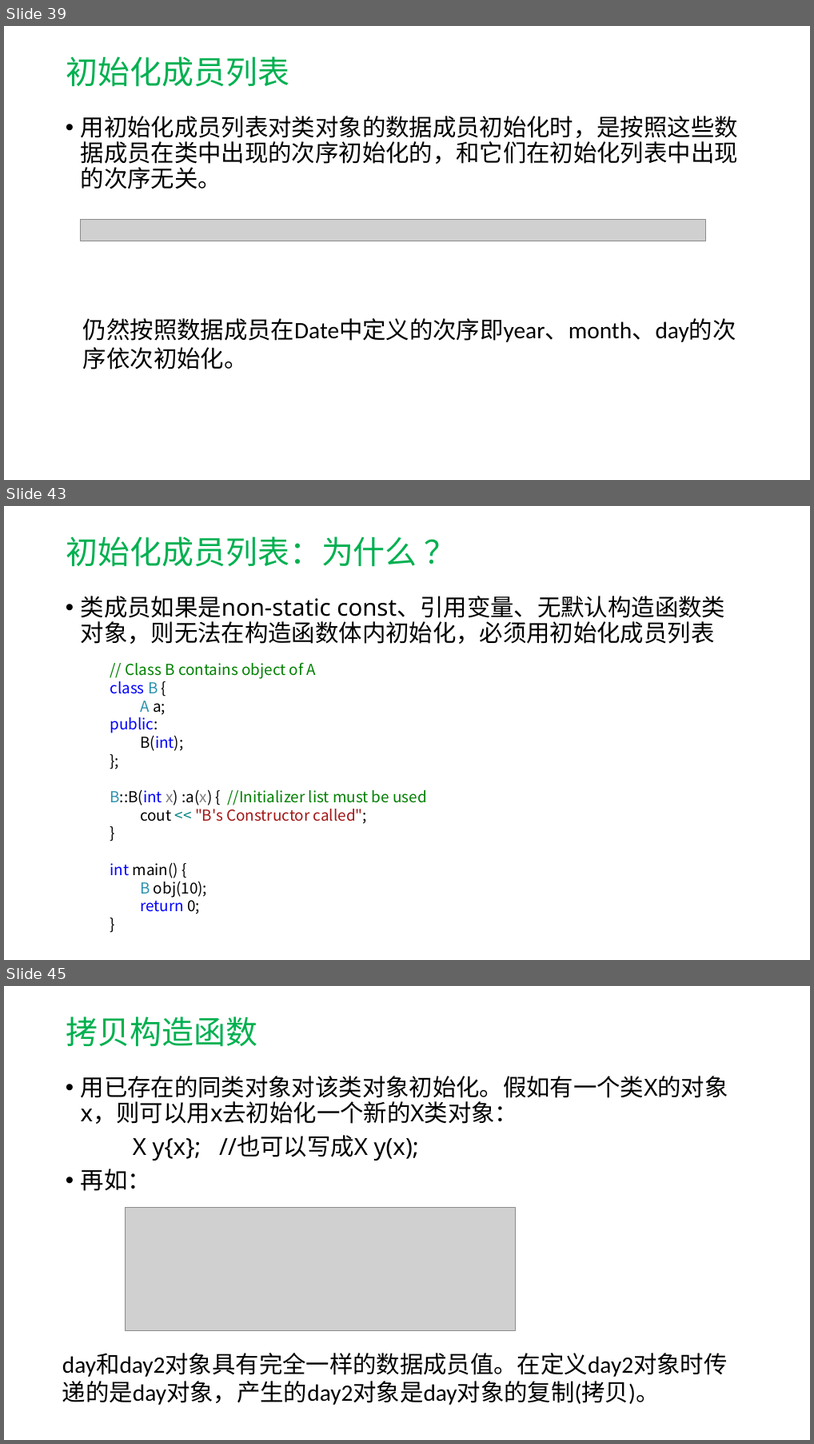
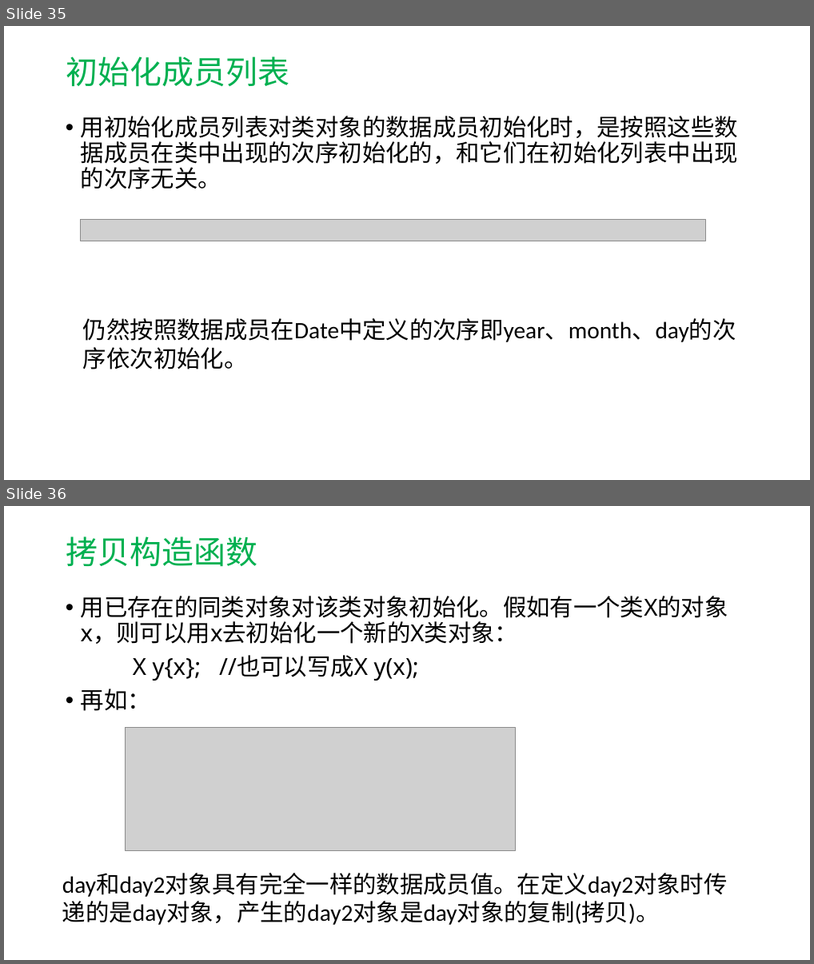
Before and after one commit to hwdong-net/cplusplus17, a slide deck: ppt/第7章 类和对象.pptx. Shown one above the other, each under a label of ours: slides 39, 43 and 45 before the commit, slides 35 and 36 after it; the slides between them are not shown. The pictures are 814x1444 and 814x964 pixels, drawn with LibreOffice and Linux fonts; fonts in the diff are those of the drawing; grey boxes stand for pictures. Boxes give left, top, right and bottom in pixels: in the first picture for what was removed or moved away, otherwise in the second. Text is boxed around its words. In the diff, an @@ line names an element or a change of style, - is before the commit and + after.

```diff
--- a/ppt/第7章 类和对象.pptx
+++ b/ppt/第7章 类和对象.pptx
@@ slide 43 removed at <box>4,506,810,960</box>, background #FFFFFF @@
@@ title removed at <box>66,536,418,567</box> @@
-初始化成员列表：为什么 ？
@@ text removed at <box>81,596,726,644</box> @@
-• 类成员如果是non-static const、引用变量、无默认构造函数类对象，则无法在构造函数体内初始化，必须用初始化成员列表
@@ text removed at <box>110,662,427,914</box> @@
-// Class B contains object of A
-class B {
-  A a;
-public:
-  B(int);
-};
-B::B(int x) :a(x) { //Initializer list must be used
-  cout << "B's Constructor called";
-}
-int main() {
-  B obj(10);
-  return 0;
-}
@@ what was slide 39 is now slide 35 @@
@@ what was slide 45 is now slide 36 @@
```
Also in this commit, not shown: 11 slides changed, 4 slides added, 14 other slides removed.
